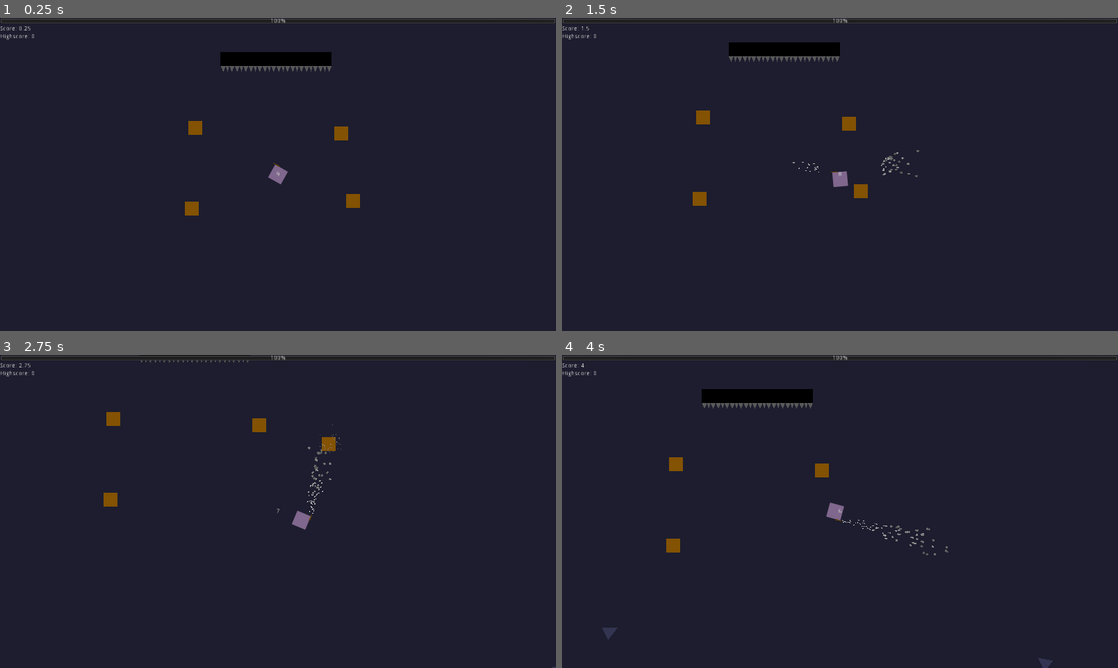
Above: before the commit, frames 1-4 (two rows, left to right).
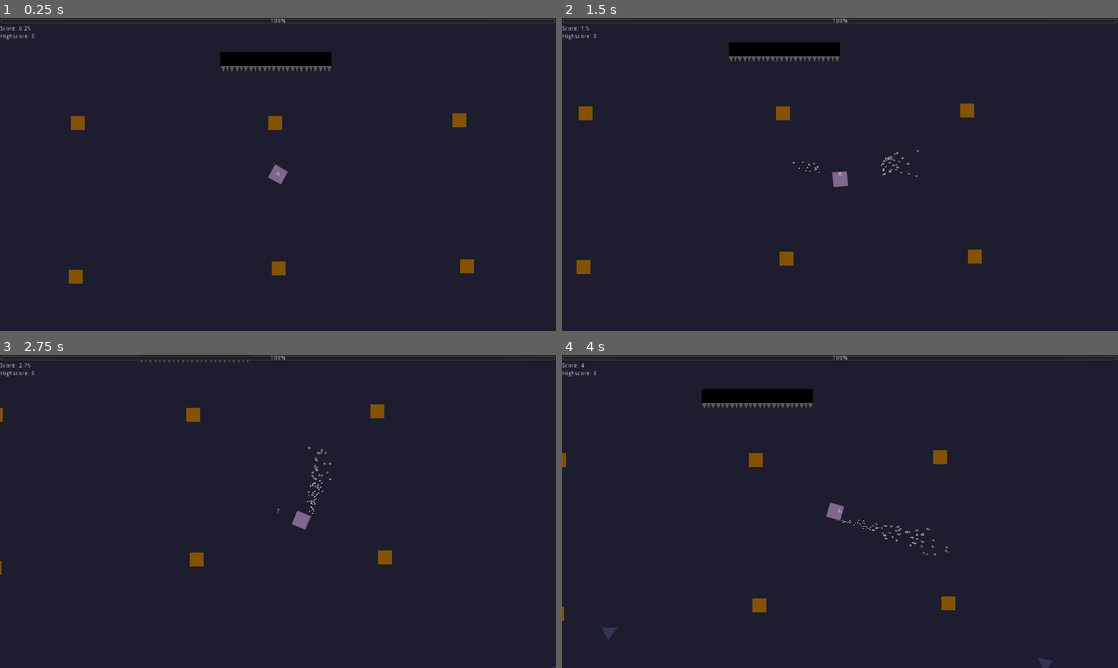
Above: after the commit, the same moments.

Repository: thx4nothing/LD51
Game: Godot game, scene res://Game.tscn
Two runs of this game, one before a commit and one after it. Both use one fixed random seed, a clock stepped at 60 frames per second and the inputs below.
Inputs (mouse positions are in pixels of both pictures, inside the frame that each line leads up to):
- Up to frame 1 (0.25 s): no input
- Up to frame 2 (1.5 s): tap Enter at 0.5 s; move the mouse to (962, 158) at 0.52 s; press the mouse at (962, 158) at 0.53 s; hold D (move_right) 0.53-1.28 s; move the mouse to (728, 190) at 1.27 s; release the mouse at (728, 190) at 1.28 s; hold S (move_down) from 1.28 s (still down); click (728, 190) at 1.35 s
- Up to frame 3 (2.75 s): move the mouse to (333, 442) at 2.02 s; release S (move_down) at 2.03 s; press the mouse at (333, 442) at 2.03 s; hold D (move_right) from 2.03 s (still down)
- Up to frame 4 (4 s): move the mouse to (812, 574) at 2.77 s; release D (move_right) at 2.78 s; release the mouse at (812, 574) at 2.78 s; hold W (move_up) 2.78-3.53 s; click (812, 574) at 2.85 s; move the mouse to (1006, 558) at 3.52 s; press the mouse at (1006, 558) at 3.53 s; hold A (move_left) from 3.53 s (still down)

The runs differ from the first frame. In frame 1, 1.1% of the frame differs, in the area x 12-86%, y 30-85%; in frame 2, 1.1%; in frame 3, 0.9%; in frame 4, 0.8%.
Error after the commit: Parse Error: The identifier "Crate" isn't declared in the current scope. (res://characters/fire_ball.gd:45)

Commit message:
added enemy as levitating object when dead

Diff:
--- a/World.tscn
+++ b/World.tscn
@@ -64,16 +64,22 @@
 unique_name_in_owner = true
 
 [node name="Crate" parent="Navigation2D" instance=ExtResource( 9 )]
-position = Vector2( 173, 61 )
+position = Vector2( -461, -118 )
 
 [node name="Crate2" parent="Navigation2D" instance=ExtResource( 9 )]
-position = Vector2( 145, -94 )
+position = Vector2( -7, -118 )
 
 [node name="Crate3" parent="Navigation2D" instance=ExtResource( 9 )]
-position = Vector2( -191, -108 )
+position = Vector2( 417, -125 )
 
 [node name="Crate4" parent="Navigation2D" instance=ExtResource( 9 )]
-position = Vector2( -198, 78 )
+position = Vector2( 435, 211 )
+
+[node name="Crate5" parent="Navigation2D" instance=ExtResource( 9 )]
+position = Vector2( 1, 216 )
+
+[node name="Crate6" parent="Navigation2D" instance=ExtResource( 9 )]
+position = Vector2( -465, 235 )
 
 [node name="Spikes" type="Node" parent="."]
 
--- a/characters/FireBall.tscn
+++ b/characters/FireBall.tscn
@@ -1,7 +1,11 @@
-[gd_scene load_steps=12 format=2]
+[gd_scene load_steps=13 format=2]
 
 [ext_resource path="res://characters/fire_ball.gd" type="Script" id=1]
 [ext_resource path="res://assets/light_mask.png" type="Texture" id=2]
+
+[sub_resource type="PhysicsMaterial" id=10]
+bounce = 7.01
+absorbent = true
 
 [sub_resource type="Gradient" id=1]
 offsets = PoolRealArray( 0.0193548, 0.180645, 1 )
@@ -67,6 +71,7 @@
 collision_layer = 8
 collision_mask = 36
 mass = 3.0
+physics_material_override = SubResource( 10 )
 continuous_cd = 1
 contacts_reported = 3
 contact_monitor = true
--- a/characters/enemies/enemy.gd
+++ b/characters/enemies/enemy.gd
@@ -33,7 +33,6 @@
 	current_health -= dmg
 	if current_health <= 0:
 		emit_signal("died", self)
-		set_physics_process(false)
 		blood_particles.one_shot = false
 		blood_particles.explosiveness = 0
 		blood_particles.speed_scale = 1
@@ -45,25 +44,25 @@
 		blood_particles.emitting = true
 
 func _physics_process(delta: float) -> void:
-	if navigation_agent_2d.is_navigation_finished():
-		return
-	var direction := global_position.direction_to(navigation_agent_2d.get_next_location())
-	var desired_velocity := direction * speed
-	var steering := (desired_velocity - velocity) * delta * 4.0
-	velocity += steering
-	#add_central_force(velocity)
-	velocity = move_and_slide(velocity, Vector2.ZERO, false, 4, 0.785398, false)
-	var _rotation := velocity.angle()
-	body.rotation = _rotation
-	collision_body.rotation = _rotation
-	for i in get_slide_count():
-		var collision = get_slide_collision(i)
-		if collision.collider is RigidBody2D:
-			#print("Collided with: ", collision.collider.name)
-			collision.collider.apply_central_impulse(-collision.normal * velocity.length())
-		if collision.collider == player:
-			player.hurt(damage)
-
+	if current_health > 0:
+		if navigation_agent_2d.is_navigation_finished():
+			return
+		var direction := global_position.direction_to(navigation_agent_2d.get_next_location())
+		var desired_velocity := direction * speed
+		var steering := (desired_velocity - velocity) * delta * 4.0
+		velocity += steering
+		#add_central_force(velocity)
+		velocity = move_and_slide(velocity, Vector2.ZERO, false, 4, 0.785398, false)
+		var _rotation := velocity.angle()
+		body.rotation = _rotation
+		collision_body.rotation = _rotation
+		for i in get_slide_count():
+			var collision = get_slide_collision(i)
+			if collision.collider is RigidBody2D:
+				#print("Collided with: ", collision.collider.name)
+				collision.collider.apply_central_impulse(-collision.normal * velocity.length())
+			if collision.collider == player:
+				player.hurt(damage)
 
 func _on_NavTimer_timeout() -> void:
 	if player:
--- a/characters/player/player.gd
+++ b/characters/player/player.gd
@@ -25,7 +25,7 @@
 
 var current_fire_mode = FireMode.Levitate
 
-var selected_create: Crate
+var levitating_object: LevitatingObject
 
 export (Resource) var health
 signal died
@@ -63,16 +63,16 @@
 		FireMode.Levitate:
 			if Input.is_action_pressed("shoot"):
 				levitate_particles.emitting = true
-				if not selected_create and levitate_ray.is_colliding():
-					var crate: = levitate_ray.get_collider() as Crate
+				if not levitating_object and levitate_ray.is_colliding():
+					var crate: = levitate_ray.get_collider() as LevitatingObject
 					if crate:
-						selected_create = crate
-						selected_create.start_levitate(self)
+						levitating_object = crate
+						levitating_object.start_levitate(self)
 	if not Input.is_action_pressed("shoot") or current_fire_mode != FireMode.Levitate:
 		levitate_particles.emitting = false
-		if selected_create:
-			selected_create.stop_levitate()
-			selected_create = null
+		if levitating_object:
+			levitating_object.stop_levitate()
+			levitating_object = null
 
 func _physics_process(delta: float) -> void:
 	if dead: return
--- a/game.gd
+++ b/game.gd
@@ -22,7 +22,12 @@
 		high_score.high_score = player_score.score
 		$"%HiScoreLabel".text = "Highscore: " + str(high_score.high_score)
 	player_score.lose_points(player_score.score)
-	get_tree().reload_current_scene()
+	if not get_tree().reload_current_scene() == OK:
+		get_tree().quit()
 
-func _player_spell_changed(new_spell) -> void:
+func _input(event: InputEvent) -> void:
+	if event and event.is_action_pressed("ui_cancel"):
+		get_tree().quit()
+
+func _player_spell_changed(_new_spell) -> void:
 	$"%SpellLabelTimer".start()
--- a/objects/Crate.tscn
+++ b/objects/Crate.tscn
@@ -1,62 +1,19 @@
-[gd_scene load_steps=6 format=2]
+[gd_scene load_steps=4 format=2]
 
 [ext_resource path="res://objects/crate.gd" type="Script" id=1]
+[ext_resource path="res://objects/LevitatingObject.tscn" type="PackedScene" id=2]
 
-[sub_resource type="Gradient" id=1]
-colors = PoolColorArray( 1, 1, 1, 1, 0.355469, 0.355469, 0.355469, 0.788235 )
-
-[sub_resource type="GradientTexture" id=2]
-gradient = SubResource( 1 )
-
-[sub_resource type="ParticlesMaterial" id=3]
-lifetime_randomness = 0.3
-trail_divisor = 5
-emission_shape = 5
-emission_ring_radius = 19.73
-emission_ring_inner_radius = 32.68
-emission_ring_height = 0.0
-emission_ring_axis = Vector3( 0, 1, 0 )
-flag_disable_z = true
-spread = 11.37
-flatness = 0.65
-gravity = Vector3( 0, 0, 0 )
-initial_velocity = 43.52
-angular_velocity = 38.63
-angular_velocity_random = 0.63
-orbit_velocity = 0.8
-orbit_velocity_random = 0.26
-color_ramp = SubResource( 2 )
-
-[sub_resource type="OccluderPolygon2D" id=4]
+[sub_resource type="OccluderPolygon2D" id=1]
 polygon = PoolVector2Array( 16, -16, -16, -16, -16, 16, 16, 16 )
 
-[node name="Crate" type="RigidBody2D"]
-collision_layer = 2
-collision_mask = 47
-mass = 10.0
-continuous_cd = 1
-contacts_reported = 4
-contact_monitor = true
-can_sleep = false
+[node name="Crate" instance=ExtResource( 2 )]
 script = ExtResource( 1 )
 
-[node name="Body" type="Polygon2D" parent="."]
-color = Color( 0.843137, 0.498039, 0.0117647, 1 )
+[node name="Body" parent="." index="0"]
 polygon = PoolVector2Array( 16, -16, -16, -16, -16, 16, 16, 16 )
 
-[node name="CollisionPolygon2D" type="CollisionPolygon2D" parent="."]
-position = Vector2( -0.200001, -0.200001 )
-scale = Vector2( 1.00781, 1.00781 )
-polygon = PoolVector2Array( -16, -16, 16, -16, 16, 16, -16, 16 )
+[node name="CollisionPolygon2D" parent="." index="1"]
+polygon = PoolVector2Array( 16, -16, -16, -16, -16, 16, 16, 16 )
 
-[node name="LevitateParticles" type="Particles2D" parent="."]
-emitting = false
-amount = 500
-process_material = SubResource( 3 )
-
-[node name="NavigationObstacle2D" type="NavigationObstacle2D" parent="."]
-
-[node name="LightOccluder2D" type="LightOccluder2D" parent="."]
-occluder = SubResource( 4 )
-
-[connection signal="body_entered" from="." to="." method="_on_Crate_body_entered"]
+[node name="LightOccluder2D" parent="." index="4"]
+occluder = SubResource( 1 )
--- /dev/null
+++ b/objects/LevitateParticles.tscn
@@ -0,0 +1,31 @@
+[gd_scene load_steps=4 format=2]
+
+[sub_resource type="Gradient" id=1]
+colors = PoolColorArray( 1, 1, 1, 1, 0.355469, 0.355469, 0.355469, 0.788235 )
+
+[sub_resource type="GradientTexture" id=2]
+gradient = SubResource( 1 )
+
+[sub_resource type="ParticlesMaterial" id=3]
+lifetime_randomness = 0.3
+trail_divisor = 5
+emission_shape = 5
+emission_ring_radius = 19.73
+emission_ring_inner_radius = 32.68
+emission_ring_height = 0.0
+emission_ring_axis = Vector3( 0, 1, 0 )
+flag_disable_z = true
+spread = 11.37
+flatness = 0.65
+gravity = Vector3( 0, 0, 0 )
+initial_velocity = 43.52
+angular_velocity = 38.63
+angular_velocity_random = 0.63
+orbit_velocity = 0.8
+orbit_velocity_random = 0.26
+color_ramp = SubResource( 2 )
+
+[node name="LevitateParticles" type="Particles2D"]
+emitting = false
+amount = 500
+process_material = SubResource( 3 )
--- /dev/null
+++ b/objects/LevitatingEnemy.tscn
@@ -0,0 +1,21 @@
+[gd_scene load_steps=4 format=2]
+
+[ext_resource path="res://objects/LevitatingObject.tscn" type="PackedScene" id=1]
+[ext_resource path="res://characters/BloodParticles.tscn" type="PackedScene" id=2]
+
+[sub_resource type="OccluderPolygon2D" id=1]
+polygon = PoolVector2Array( 16, 0, -16, 16, -16, -16 )
+
+[node name="LevitatingEnemy" instance=ExtResource( 1 )]
+
+[node name="Body" parent="." index="0"]
+color = Color( 0.286275, 0.301961, 0.494118, 1 )
+polygon = PoolVector2Array( 16, 0, -16, 16, -16, -16 )
+
+[node name="CollisionPolygon2D" parent="." index="1"]
+polygon = PoolVector2Array( 16, 0, -16, 16, -16, -16 )
+
+[node name="LightOccluder2D" parent="." index="4"]
+occluder = SubResource( 1 )
+
+[node name="BloodParticles" parent="." index="5" instance=ExtResource( 2 )]
--- /dev/null
+++ b/objects/LevitatingObject.tscn
@@ -0,0 +1,29 @@
+[gd_scene load_steps=3 format=2]
+
+[ext_resource path="res://objects/LevitateParticles.tscn" type="PackedScene" id=1]
+[ext_resource path="res://objects/levitating_object.gd" type="Script" id=2]
+
+[node name="LevitatingObject" type="RigidBody2D"]
+collision_layer = 2
+collision_mask = 47
+mass = 10.0
+continuous_cd = 1
+contacts_reported = 4
+contact_monitor = true
+can_sleep = false
+script = ExtResource( 2 )
+
+[node name="Body" type="Polygon2D" parent="."]
+color = Color( 0.843137, 0.498039, 0.0117647, 1 )
+
+[node name="CollisionPolygon2D" type="CollisionPolygon2D" parent="."]
+position = Vector2( -0.200001, -0.200001 )
+scale = Vector2( 1.00781, 1.00781 )
+
+[node name="LevitateParticles" parent="." instance=ExtResource( 1 )]
+
+[node name="NavigationObstacle2D" type="NavigationObstacle2D" parent="."]
+
+[node name="LightOccluder2D" type="LightOccluder2D" parent="."]
+
+[connection signal="body_entered" from="." to="." method="_on_LevitatingObject_body_entered"]
--- a/objects/SpikeWall.tscn
+++ b/objects/SpikeWall.tscn
@@ -1,6 +1,9 @@
-[gd_scene load_steps=3 format=2]
+[gd_scene load_steps=4 format=2]
 
 [ext_resource path="res://objects/spike_wall.gd" type="Script" id=1]
+
+[sub_resource type="PhysicsMaterial" id=2]
+rough = true
 
 [sub_resource type="OccluderPolygon2D" id=1]
 polygon = PoolVector2Array( 16, -16, -16, -16, -16, 16, 16, 16 )
@@ -8,6 +11,7 @@
 [node name="SpikeWall" type="StaticBody2D"]
 collision_layer = 32
 collision_mask = 0
+physics_material_override = SubResource( 2 )
 script = ExtResource( 1 )
 
 [node name="Wall" type="Polygon2D" parent="."]
--- a/objects/crate.gd
+++ b/objects/crate.gd
@@ -1,85 +1 @@
-extends RigidBody2D
-class_name Crate
-
-var shard_count = 1
-var shard_velocity_map = {}
-var exploded: bool = false
-var explosion_speed: float = 10
-onready var body: Polygon2D = $Body
-var player
-onready var levitate_particles: Particles2D = $LevitateParticles as Particles2D
-onready var camera: PlayerCamera = get_tree().get_nodes_in_group("camera")[0] as PlayerCamera
-onready var collision_polygon_2d: CollisionPolygon2D = $CollisionPolygon2D as CollisionPolygon2D
-
-export (int) var _max_uses: int = 5
-onready var _uses: int = _max_uses
-
-onready var default_color: Color = body.color
-
-func _ready():
-	randomize()
-	body.color = default_color.darkened(1 - (float(_uses) / float(_max_uses)))
-
-func explode():
-	stop_levitate()
-	collision_polygon_2d.disabled = true
-
-	var points = body.polygon
-	for i in range(shard_count):
-		points.append(Vector2(randi()%16, randi()%16))
-	var delaunay_points = Geometry.triangulate_delaunay_2d(points)
-	if not delaunay_points:
-		print("serious error occurred no delaunay points found")
-	for index in len(delaunay_points) / 3:
-		var shard_pool = PoolVector2Array()
-		var center = Vector2.ZERO
-		for n in range(3):
-			shard_pool.append(points[delaunay_points[(index * 3) + n]])
-			center += points[delaunay_points[(index * 3) + n]]
-		center /= 3
-		var shard = Polygon2D.new()
-		shard.polygon = shard_pool
-		shard.color = body.color
-		shard.global_position = body.global_position
-		shard_velocity_map[shard] = Vector2(16, 16) - center #position relative to center of sprite
-		shard.set_as_toplevel(true)
-		add_child(shard)
-	body.color.a = 0
-
-func _integrate_forces(state: Physics2DDirectBodyState) -> void:
-	if not exploded and player:
-		state.set_linear_velocity(Vector2.ZERO)
-		apply_central_impulse ((get_global_mouse_position() - global_position) * 50)
-		pass
-
-func start_levitate(follow) -> void:
-	player = follow
-	levitate_particles.emitting = true
-
-func stop_levitate() -> void:
-	player = null
-	levitate_particles.emitting = false
-
-func _physics_process(delta):
-	for child in shard_velocity_map.keys():
-		child.position -= shard_velocity_map[child] * delta * explosion_speed
-		child.rotation -= shard_velocity_map[child].x * delta * (explosion_speed * 0.01)
-		explosion_speed = move_toward(explosion_speed, 0, 0.05)
-
-func _on_Crate_body_entered(collider: Node) -> void:
-	var bat: Bat = collider as Bat
-	if bat and player and bat.current_health > 0:
-		bat.impact(linear_velocity * 2)
-		camera.shake(0.2, 250, linear_velocity.length() / weight)
-		_uses -= 1
-		if _uses <= 0:
-			explode()
-		else:
-			body.color = default_color.darkened(1 - (float(_uses) / float(_max_uses)))
-
-
-func hit(fireball) -> void:
-	if !exploded and fireball:
-		exploded = true
-		explosion_speed = fireball.linear_velocity.length() / weight
-		explode()
+extends LevitatingObject
--- /dev/null
+++ b/objects/levitating_object.gd
@@ -0,0 +1,84 @@
+extends RigidBody2D
+class_name LevitatingObject
+
+var shard_count = 1
+var shard_velocity_map = {}
+var exploded: bool = false
+var explosion_speed: float = 10
+onready var body: Polygon2D = $Body
+var player
+onready var levitate_particles: Particles2D = $LevitateParticles as Particles2D
+onready var camera: PlayerCamera = get_tree().get_nodes_in_group("camera")[0] as PlayerCamera
+onready var collision_polygon_2d: CollisionPolygon2D = $CollisionPolygon2D as CollisionPolygon2D
+
+export (int) var _max_uses: int = 5
+onready var _uses: int = _max_uses
+
+onready var default_color: Color = body.color
+
+func _ready():
+	randomize()
+	body.color = default_color.darkened(1 - (float(_uses) / float(_max_uses)))
+
+func explode():
+	stop_levitate()
+	collision_polygon_2d.call_deferred("disabled", true)
+
+	var points = body.polygon
+	for _i in range(shard_count):
+		points.append(Vector2(randi()%16, randi()%16))
+	var delaunay_points = Geometry.triangulate_delaunay_2d(points)
+	if not delaunay_points:
+		print("serious error occurred no delaunay points found")
+	for index in len(delaunay_points) / 3:
+		var shard_pool = PoolVector2Array()
+		var center = Vector2.ZERO
+		for n in range(3):
+			shard_pool.append(points[delaunay_points[(index * 3) + n]])
+			center += points[delaunay_points[(index * 3) + n]]
+		center /= 3
+		var shard = Polygon2D.new()
+		shard.polygon = shard_pool
+		shard.color = body.color
+		shard.global_position = body.global_position
+		shard_velocity_map[shard] = Vector2(16, 16) - center #position relative to center of sprite
+		shard.set_as_toplevel(true)
+		add_child(shard)
+	body.color.a = 0
+
+func _integrate_forces(state: Physics2DDirectBodyState) -> void:
+	if not exploded and player:
+		state.set_linear_velocity(Vector2.ZERO)
+		apply_central_impulse((get_global_mouse_position() - global_position) * 50)
+
+func start_levitate(follow) -> void:
+	player = follow
+	levitate_particles.emitting = true
+
+func stop_levitate() -> void:
+	player = null
+	levitate_particles.emitting = false
+
+func _physics_process(delta):
+	for child in shard_velocity_map.keys():
+		child.position -= shard_velocity_map[child] * delta * explosion_speed
+		child.rotation -= shard_velocity_map[child].x * delta * (explosion_speed * 0.01)
+		explosion_speed = move_toward(explosion_speed, 0, 0.05)
+
+func hit(fireball) -> void:
+	if !exploded and fireball:
+		exploded = true
+		explosion_speed = fireball.linear_velocity.length() / weight
+		explode()
+
+func _on_LevitatingObject_body_entered(collider: Node) -> void:
+	var bat: Bat = collider as Bat
+	if bat and player and bat.current_health > 0:
+		bat.take_damage(linear_velocity.length() / weight)
+		bat.impact(linear_velocity * 2)
+		camera.shake(0.2, 250, linear_velocity.length() / weight)
+		_uses -= 1
+		if _uses <= 0:
+			explode()
+		else:
+			body.color = default_color.darkened(1 - (float(_uses) / float(_max_uses)))
--- a/project.godot
+++ b/project.godot
@@ -13,11 +13,6 @@
 "class": "Bat",
 "language": "GDScript",
 "path": "res://characters/enemies/bat.gd"
-}, {
-"base": "RigidBody2D",
-"class": "Crate",
-"language": "GDScript",
-"path": "res://objects/crate.gd"
 }, {
 "base": "KinematicBody2D",
 "class": "Enemy",
@@ -38,6 +33,11 @@
 "class": "HighScore",
 "language": "GDScript",
 "path": "res://characters/player/high_score.gd"
+}, {
+"base": "RigidBody2D",
+"class": "LevitatingObject",
+"language": "GDScript",
+"path": "res://objects/levitating_object.gd"
 }, {
 "base": "KinematicBody2D",
 "class": "Player",
@@ -61,11 +61,11 @@
 } ]
 _global_script_class_icons={
 "Bat": "",
-"Crate": "",
 "Enemy": "",
 "FireBall": "",
 "GameWorld": "",
 "HighScore": "",
+"LevitatingObject": "",
 "Player": "",
 "PlayerCamera": "",
 "PlayerHealth": "",
--- a/ui/spell_label.gd
+++ b/ui/spell_label.gd
@@ -1,5 +1,5 @@
 extends Label
 
 
-func _process(delta: float) -> void:
+func _process(_delta: float) -> void:
 	text = str(floor($"%SpellLabelTimer".time_left))
--- a/world.gd
+++ b/world.gd
@@ -3,6 +3,7 @@
 
 onready var ai_region: Navigation2D = $Navigation2D as Navigation2D
 onready var bat_res = preload("res://characters/enemies/Bat.tscn")
+onready var lev_bat_res = preload("res://objects/LevitatingEnemy.tscn")
 
 onready var player := $"%Player" as Player
 onready var camera: Camera2D = $Camera2D as Camera2D
@@ -40,8 +41,6 @@
 	get_node(death_screen).visible = false
 
 func _process(delta: float) -> void:
-	if Input.is_action_just_pressed("ui_cancel"):
-		get_tree().quit()
 	if Input.is_action_just_pressed("debug_spawn_enemy"):
 		spawn_enemy()
 #	if Input.is_action_just_pressed("command_fall_back"):
@@ -66,7 +65,15 @@
 	enemy.speed = enemy.speed * rand_range(0.5, 1.0)
 	enemy.connect("died", self, "_enemy_died")
 
-func _enemy_died(_enemy: Node) -> void:
+func _enemy_died(enemy: Enemy) -> void:
+	var pos = enemy.global_position
+	var rot = enemy.global_rotation
+	enemy.queue_free()
+	var lev_bat = lev_bat_res.instance()
+	lev_bat.global_position = pos
+	lev_bat.global_rotation = rot
+	ai_region.add_child(lev_bat)
+
 	enemy_counter += 1
 	player_score.get_points(wave+1)
 	if enemy_counter >= wave_threshold:
